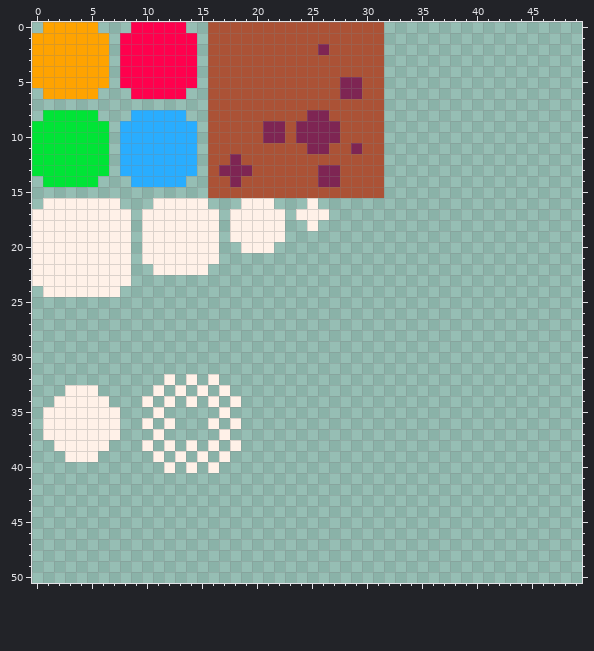
Two states of a pixel-art file, Assets/Art/Aseprite/tiles.aseprite. The first picture shows the starting point.
128x128 pixels, 1 frame. Shown: x 0..49, y 0..50.
The result:
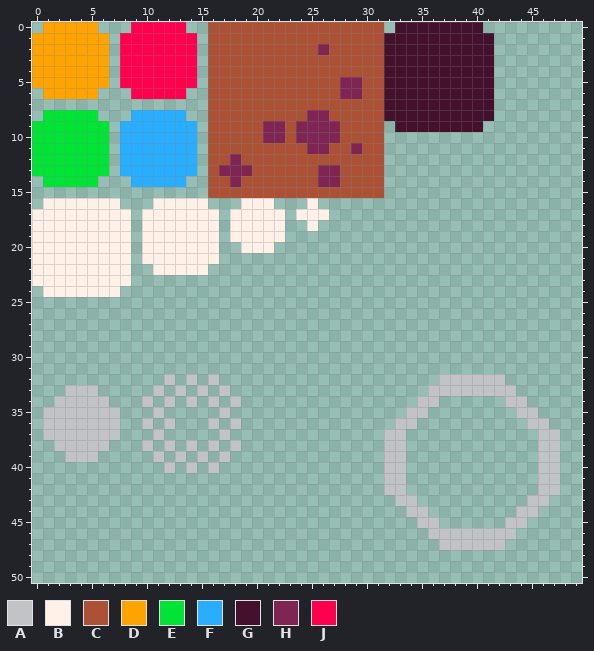
Palette (. is transparent): A #c2c3c7  B #fff1e8  C #ab5236  D #ffa300  E #00e436  F #29adff  G #43112b  H #7e2553  J #ff004d
What changed:
y 0: x 33..40 ........ -> GGGGGGGG
y 1..8: x 32..41 .......... -> GGGGGGGGGG
y 9: x 33..40 ........ -> GGGGGGGG
y 32: x 12 B -> A; x 14 B -> A; x 16 B -> A; x 37..42 ...... -> AAAAAA
y 33: x 3..5 BBB -> AAA; x 11 B -> A; x 13 B -> A; x 15 B -> A; x 17 B -> A; x 36..43 ........ -> AAAAAAAA
y 34: x 2..6 BBBBB -> AAAAA; x 10 B -> A; x 12 B -> A; x 14 B -> A; x 16 B -> A; x 18 B -> A; x 35..36 .. -> AA; x 43..44 .. -> AA
y 35: x 1..7 BBBBBBB -> AAAAAAA; x 11 B -> A; x 17 B -> A; x 34..35 .. -> AA; x 44..45 .. -> AA
y 36: x 1..7 BBBBBBB -> AAAAAAA; x 10 B -> A; x 12 B -> A; x 16 B -> A; x 18 B -> A; x 33..34 .. -> AA; x 45..46 .. -> AA
y 37: x 1..7 BBBBBBB -> AAAAAAA; x 11 B -> A; x 17 B -> A; x 32..33 .. -> AA; x 46..47 .. -> AA
y 38: x 2..6 BBBBB -> AAAAA; x 10 B -> A; x 12 B -> A; x 14 B -> A; x 16 B -> A; x 18 B -> A; x 32..33 .. -> AA; x 46..47 .. -> AA
y 39: x 3..5 BBB -> AAA; x 11 B -> A; x 13 B -> A; x 15 B -> A; x 17 B -> A; x 32..33 .. -> AA; x 46..47 .. -> AA
y 40: x 12 B -> A; x 14 B -> A; x 16 B -> A; x 32..33 .. -> AA; x 46..47 .. -> AA
y 41..42: x 32..33 .. -> AA; x 46..47 .. -> AA
y 43: x 33..34 .. -> AA; x 45..46 .. -> AA
y 44: x 34..35 .. -> AA; x 44..45 .. -> AA
y 45: x 35..36 .. -> AA; x 43..44 .. -> AA
y 46: x 36..43 ........ -> AAAAAAAA
y 47: x 37..42 ...... -> AAAAAA
